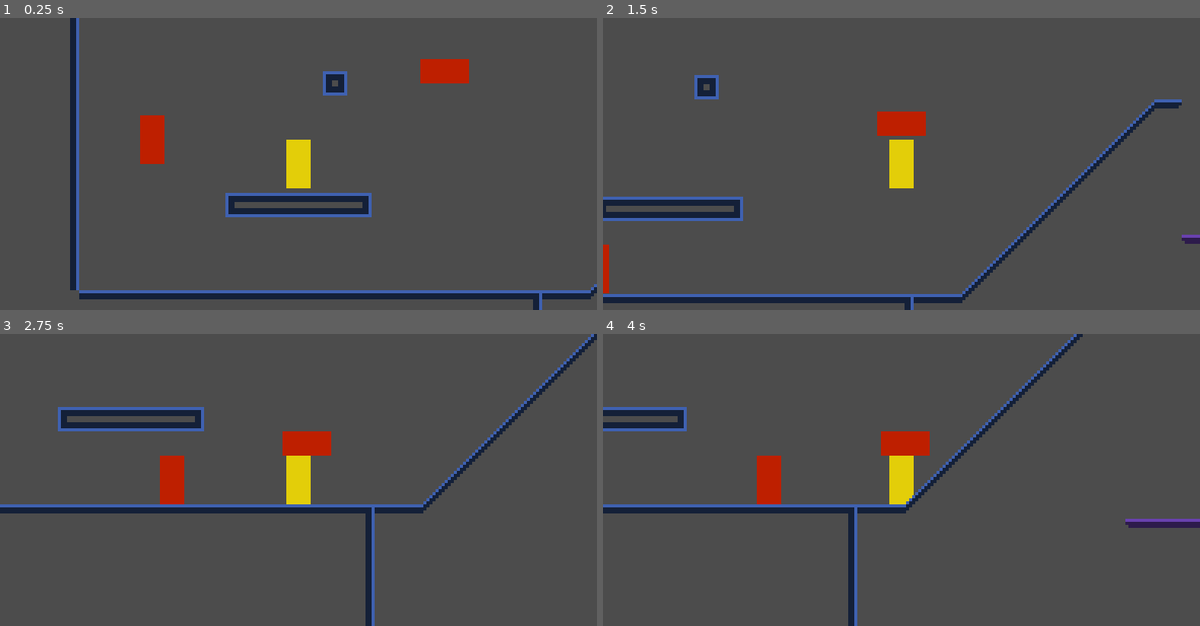
Above: before the commit, frames 1-4 (two rows, left to right).
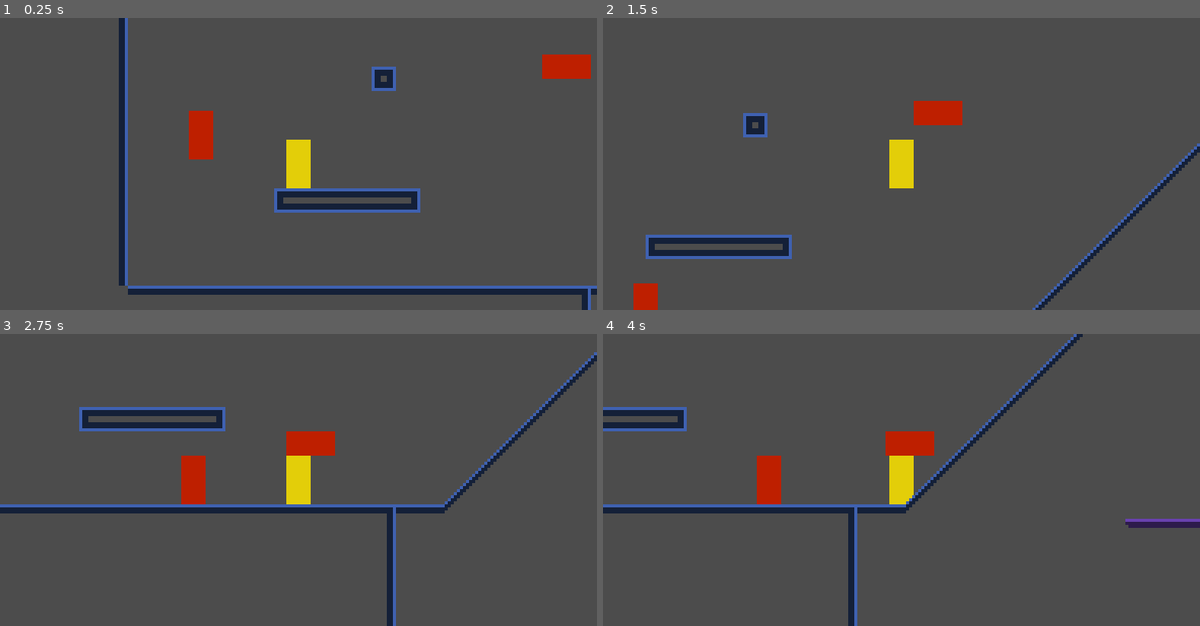
Above: after the commit, the same moments.

Repository: ChaosWitchNikol/this-unnamed-sci-fi-metroidvania
Game: Godot game, scene res://Main.tscn
The game is run twice, just before and just after one commit, with the same random seed, the same clock (stepped at 60 frames per second) and the same inputs.
Inputs:
- Up to frame 1 (0.25 s): no input
- Up to frame 2 (1.5 s): hold Right (ui_right) from 0.53 s (still down); tap Space (ui_select) at 0.77 s
- Up to frame 3 (2.75 s): tap Space (ui_select) at 1.52 s; release Right (ui_right) at 2.03 s; hold Left (ui_left) from 2.03 s (still down)
- Up to frame 4 (4 s): release Left (ui_left) at 2.78 s; hold Right (ui_right) from 2.78 s (still down); tap Space (ui_select) at 3.02, 3.77 s

The runs differ from the first frame. In frame 1, 12% of the frame differs, in the area x 11-100%, y 0-100%; in frame 2, 9.3%; in frame 3, 4.9%; in frame 4, 0.1%.

Commit message:
added player hurt box removed Navigation2D from EnemyFlying

Diff:
--- a/src/Main.tscn
+++ b/src/Main.tscn
@@ -11,7 +11,7 @@
 
 [node name="Player" parent="." instance=ExtResource( 1 )]
 editor/display_folded = true
-position = Vector2( 176, 168 )
+position = Vector2( 160, 176 )
 ALLOWED_JUMPS = 2
 NEXT_JUMP_DELAY = 200
 
@@ -19,6 +19,7 @@
 current = true
 
 [node name="platforms" type="Node" parent="."]
+editor/display_folded = true
 
 [node name="MovingPlatformContainer" parent="platforms" instance=ExtResource( 2 )]
 position = Vector2( 388, 208 )
@@ -59,4 +60,4 @@
 position = Vector2( 128, 160 )
 
 [node name="EnemyFlying" parent="enemies" instance=ExtResource( 6 )]
-position = Vector2( 224, 144 )
+position = Vector2( 248, 144 )
--- a/src/project.godot
+++ b/src/project.godot
@@ -64,6 +64,16 @@
 "language": "GDScript",
 "path": "res://scripts/MovingPlatform.gd"
 }, {
+"base": "KinematicBody2D",
+"class": "Player",
+"language": "GDScript",
+"path": "res://scripts/Player.gd"
+}, {
+"base": "Area2D",
+"class": "PlayerHurtBox",
+"language": "GDScript",
+"path": "res://scripts/Player.HurtBox.gd"
+}, {
 "base": "Object",
 "class": "Utils",
 "language": "GDScript",
@@ -81,6 +91,8 @@
 "EnemyWalking": "",
 "FacingDirs": "",
 "MovingPlatform": "",
+"Player": "",
+"PlayerHurtBox": "",
 "Utils": ""
 }
 
--- a/src/scenes/EnemyCrawling.tscn
+++ b/src/scenes/EnemyCrawling.tscn
@@ -6,7 +6,7 @@
 [ext_resource path="res://assests/collisions/bodies/EnemyCrawling.body.tres" type="Shape2D" id=4]
 [ext_resource path="res://assests/collisions/views/EnemyCrawling.view.tres" type="Shape2D" id=5]
 
-[node name="EnemyCrawling" index="0" instance=ExtResource( 1 )]
+[node name="EnemyCrawling" instance=ExtResource( 1 )]
 script = ExtResource( 2 )
 passive = false
 view_distance = 8.0
--- a/src/scenes/EnemyFlying.tscn
+++ b/src/scenes/EnemyFlying.tscn
@@ -4,23 +4,11 @@
 [ext_resource path="res://scripts/EnemyFlying.gd" type="Script" id=2]
 [ext_resource path="res://assests/images/enemy-wide.png" type="Texture" id=3]
 [ext_resource path="res://assests/collisions/bodies/EnemyFlying.body.tres" type="Shape2D" id=4]
-
-[sub_resource type="CircleShape2D" id=2]
-radius = 64.0
+[ext_resource path="res://assests/collisions/views/EnemyFlying.view.tres" type="Shape2D" id=5]
 
 [node name="EnemyFlying" index="0" instance=ExtResource( 1 )]
 script = ExtResource( 2 )
-passive = false
 view_distance = 64.0
-view_angle = 120.0
-attack_range = 1.0
-attack_delay = 0.01
-apply_gravity = true
-gravity_vector = Vector2( 0, 1 )
-GRAVITY = 9.8
-MASS = 20.0
-MOVEMENT_SPEED = 30
-facing = 1
 
 [node name="Sprite" parent="." index="0"]
 texture = ExtResource( 3 )
@@ -30,6 +18,4 @@
 shape = ExtResource( 4 )
 
 [node name="ViewAreaShape" parent="ViewArea" index="0"]
-shape = SubResource( 2 )
-
-[node name="Nav" type="Navigation2D" parent="." index="5"]
+shape = ExtResource( 5 )
--- a/src/scenes/EnemyStationary.tscn
+++ b/src/scenes/EnemyStationary.tscn
@@ -6,7 +6,7 @@
 [ext_resource path="res://assests/collisions/bodies/EnemyStationary.body.tres" type="Shape2D" id=4]
 [ext_resource path="res://assests/collisions/views/EnemyStationary.view.tres" type="Shape2D" id=5]
 
-[node name="EnemyStationary" index="0" instance=ExtResource( 1 )]
+[node name="EnemyStationary" instance=ExtResource( 1 )]
 script = ExtResource( 2 )
 passive = false
 view_distance = 8.0
--- a/src/scenes/EnemyWalking.tscn
+++ b/src/scenes/EnemyWalking.tscn
@@ -5,7 +5,7 @@
 [ext_resource path="res://assests/collisions/bodies/EnemyWalking.body.tres" type="Shape2D" id=3]
 [ext_resource path="res://assests/collisions/views/EnemyWalking.view.tres" type="Shape2D" id=4]
 
-[node name="EnemyWalking" index="0" instance=ExtResource( 1 )]
+[node name="EnemyWalking" instance=ExtResource( 1 )]
 script = ExtResource( 2 )
 passive = false
 view_distance = 8.0
--- a/src/scenes/Player.tscn
+++ b/src/scenes/Player.tscn
@@ -1,11 +1,15 @@
-[gd_scene load_steps=4 format=2]
+[gd_scene load_steps=6 format=2]
 
 [ext_resource path="res://scripts/Player.gd" type="Script" id=1]
 [ext_resource path="res://assests/images/player.png" type="Texture" id=2]
+[ext_resource path="res://scripts/Player.HurtBox.gd" type="Script" id=3]
 
 [sub_resource type="CapsuleShape2D" id=1]
 radius = 4.0
 height = 8.0
+
+[sub_resource type="RectangleShape2D" id=2]
+extents = Vector2( 4, 8 )
 
 [node name="Player" type="KinematicBody2D"]
 collision/safe_margin = 0.005
@@ -19,3 +23,10 @@
 
 [node name="NextJumpTimeout" type="Timer" parent="."]
 one_shot = true
+
+[node name="HurtBox" type="Area2D" parent="."]
+editor/display_folded = true
+script = ExtResource( 3 )
+
+[node name="HurtBoxShape" type="CollisionShape2D" parent="HurtBox"]
+shape = SubResource( 2 )
--- a/src/scripts/Enemy.gd
+++ b/src/scripts/Enemy.gd
@@ -39,6 +39,7 @@
 ################################
 #	Other variables
 var linear_velocity : Vector2 = Vector2()
+var player_to_follow : Player = null
 
 
 
@@ -47,8 +48,9 @@
 	print(">>> enemy ", name, " ready")
 	SpriteNode.flip_h = FacingDirs.get_h_flip(facing)
 	ViewAreaShape.shape.radius = view_distance
+	ViewArea.connect("area_entered", self, "_on_ViewArea_entered")
 
-func _physics_process(delta) -> void:
+func _physics_process(delta : float) -> void:
 	process_movement(delta)
 	process_gravity(delta)
 
@@ -57,12 +59,12 @@
 ################################
 #	Custom functions
 #	processors
-func process_gravity(delta) -> void:
+func process_gravity(delta : float) -> void:
 	if !apply_gravity:
 		return
 	linear_velocity += gravity_vector * GRAVITY * MASS * delta
 
-func process_movement(delta) -> void:
+func process_movement(delta : float) -> void:
 	pass
 
 #	life
@@ -81,3 +83,14 @@
 	facing = value
 	if SpriteNode:
 		SpriteNode.flip_h = FacingDirs.get_h_flip(facing)
+
+func set_player_to_follow(value : Player) -> void:
+	player_to_follow = value
+
+
+################################
+#	Signals
+func _on_ViewArea_entered(area : Area2D) -> void:
+	if !passive:
+		if area.has_method("get_player"):
+			call_deferred("set_player_to_follow", area.get_player())
--- a/src/scripts/EnemyCrawling.gd
+++ b/src/scripts/EnemyCrawling.gd
@@ -32,7 +32,7 @@
 #	Custom functions
 #	processors
 ##	@Override
-func process_movement(delta) -> void:
+func process_movement(delta : float) -> void:
 	process_rotation()
 	motion = Vector2()
 	motion = crawl_vector * MOVEMENT_SPEED
--- a/src/scripts/EnemyFlying.gd
+++ b/src/scripts/EnemyFlying.gd
@@ -3,7 +3,13 @@
 
 ################################
 #	Nodes variables
-onready var Nav : Navigation2D = get_node("Nav")
+
+
+################################
+#	Other variables
+var nav_points : PoolVector2Array = []
+
 
 func _ready() -> void:
 	apply_gravity = false
+	print(nav_points)
--- a/src/scripts/EnemyWalking.gd
+++ b/src/scripts/EnemyWalking.gd
@@ -13,7 +13,7 @@
 #	Custom functions
 #	processors
 ##	@Override
-func process_movement(delta) -> void:
+func process_movement(delta : float) -> void:
 	if is_on_floor():
 		if !FeelGround.is_colliding() or FeelFront.is_colliding() :
 			flip_facing()
--- /dev/null
+++ b/src/scripts/Player.HurtBox.gd
@@ -0,0 +1,8 @@
+extends Area2D
+class_name PlayerHurtBox
+
+
+################################
+#	Getters
+func get_player() -> Player:
+	return self.get_parent() as Player
--- a/src/scripts/Player.gd
+++ b/src/scripts/Player.gd
@@ -1,4 +1,5 @@
 extends KinematicBody2D
+class_name Player
 
 #	DEFINE constants
 const FLOOR_VECTOR : Vector2 = Vector2(0, -1)
@@ -76,6 +77,13 @@
 func process_gravity(delta : float) -> void:
 	linear_velocity.y += GRAVITY * MASS * delta
 
+################################
+#	Getters
+func get_player() -> Player:
+	return self
+#	Private getters
+
+
 
 #	DEFINE singals
 func _on_NextJumpTimeout_timeout() -> void:
